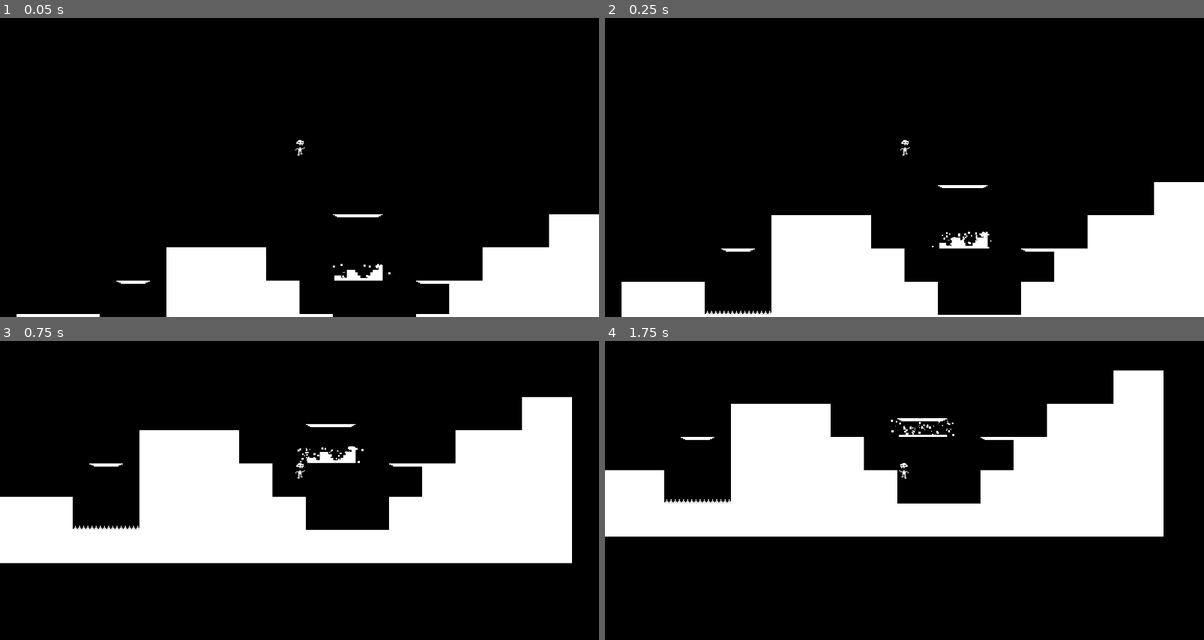
Above: before the commit, frames 1-4 (two rows, left to right).
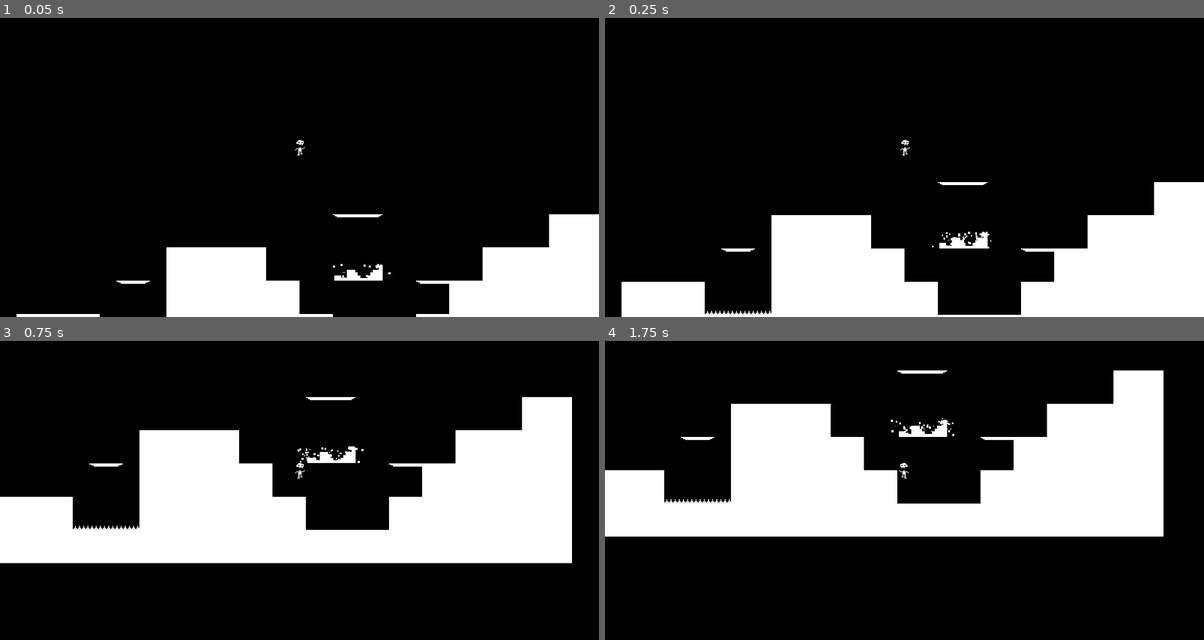
Above: after the commit, the same moments.

Repository: epicfarmer/gmtk2024
Game: Godot game, scene res://scenes/outer_level.tscn
Same seed, same stepped clock (60 frames per second), same inputs: the game is played once before the commit and once after it. This scene is started directly instead of the project's main scene.
Inputs:
- Up to frame 1 (0.05 s): no input
- Up to frame 2 (0.25 s): no input
- Up to frame 3 (0.75 s): tap Enter at 0.5 s; hold D (move_right) from 0.53 s (still down)
- Up to frame 4 (1.75 s): tap Space (jump) at 0.77, 1.52 s; release D (move_right) at 1.28 s; hold A (move_left) from 1.28 s (still down)

Frame 1 is identical in both runs. In frame 2, 0.2% of the frame differs, in the area x 55-64%, y 54-57%; in frame 3, 0.2%; in frame 4, 0.4%, in the area x 48-58%, y 9-32%.

Commit message:
Made the platform only fall when you land on it

Diff:
--- a/scenes/FallingPlatform2D.tscn
+++ b/scenes/FallingPlatform2D.tscn
@@ -1,10 +1,14 @@
-[gd_scene load_steps=4 format=3 uid="uid://bjb2xix6qbngg"]
+[gd_scene load_steps=6 format=3 uid="uid://bjb2xix6qbngg"]
 
 [ext_resource type="Script" path="res://scripts/EnteringBody.gd" id="1_lpd8p"]
 [ext_resource type="TileSet" uid="uid://cm0nh06kmdhu4" path="res://scenes/tilesetBW.tres" id="2_dhss3"]
+[ext_resource type="Script" path="res://scripts/FallOnCollision.gd" id="3_x4hmv"]
 
 [sub_resource type="RectangleShape2D" id="RectangleShape2D_p7v18"]
 size = Vector2(48, 3.5)
+
+[sub_resource type="RectangleShape2D" id="RectangleShape2D_ibd3n"]
+size = Vector2(48, 10)
 
 [node name="FallingPlatform" type="RigidBody2D"]
 collision_layer = 3
@@ -26,3 +30,14 @@
 tile_set = ExtResource("2_dhss3")
 format = 2
 layer_0/tile_data = PackedInt32Array(65535, 262144, 0, 0, 327680, 0, 1, 393216, 0)
+
+[node name="Area2D" type="Area2D" parent="."]
+collision_layer = 4
+collision_mask = 4
+script = ExtResource("3_x4hmv")
+
+[node name="CollisionShape2D" type="CollisionShape2D" parent="Area2D"]
+position = Vector2(0, -3)
+shape = SubResource("RectangleShape2D_ibd3n")
+
+[connection signal="body_entered" from="Area2D" to="Area2D" method="_on_body_entered"]
--- a/scenes/outer_level.tscn
+++ b/scenes/outer_level.tscn
@@ -17,8 +17,8 @@
 
 [node name="Player" parent="." instance=ExtResource("3_eg4dl")]
 position = Vector2(0, -130)
-collision_layer = 3
-collision_mask = 3
+collision_layer = 7
+collision_mask = 7
 
 [node name="Tilemap" type="TileMap" parent="."]
 tile_set = ExtResource("4_33n2t")
--- a/scripts/EnteringBody.gd
+++ b/scripts/EnteringBody.gd
@@ -8,6 +8,7 @@
 var has_camera: bool = false
 var body: CollisionObject2D
 var parent_scene
+var frozen: bool = false
 
 func _ready() -> void:
 	body = get_parent()
@@ -18,14 +19,19 @@
 	entry_timer.one_shot = true
 	has_camera = body.has_node("Camera")
 	parent_scene = body.get_parent()
+	frozen = false
 
 func freeze_body():
-	body.freeze = true
-	entry_timer.paused = true
+	if not frozen:
+		body.freeze = true
+		entry_timer.paused = true
+	frozen = true
 
 func unfreeze_body():
-	body.freeze = false
-	entry_timer.paused = false
+	if frozen:
+		body.freeze = false
+		entry_timer.paused = false
+	frozen = false
 
 func _process(_delta):
 	if not has_camera and parent_scene.inside:
--- /dev/null
+++ b/scripts/FallOnCollision.gd
@@ -0,0 +1,12 @@
+extends Area2D
+
+@onready var parent = get_parent()
+
+func _ready():
+	parent.freeze = true
+
+func unfreeze_parent():
+	parent.freeze = false
+
+func _on_body_entered(_body):
+	call_deferred("unfreeze_parent")
